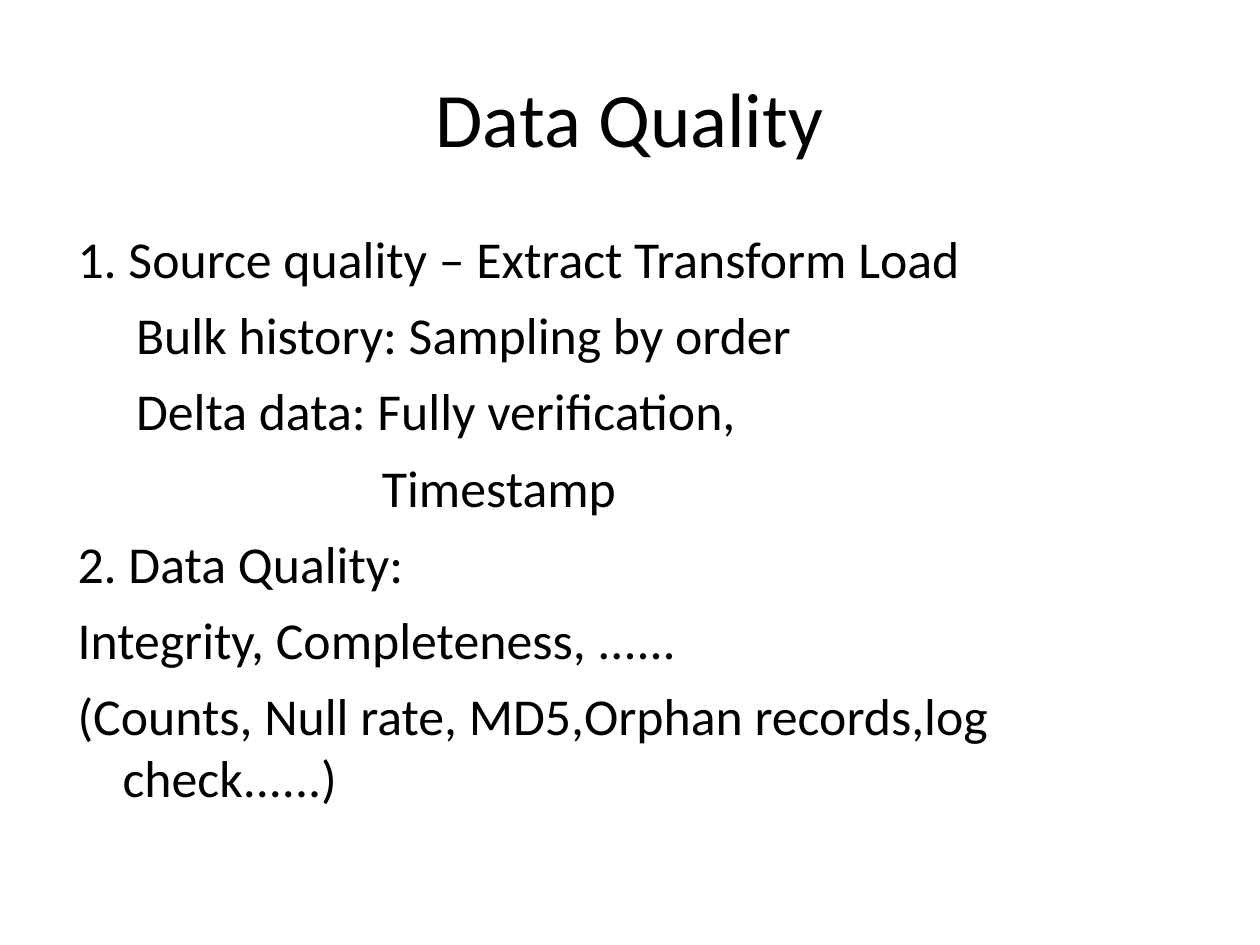
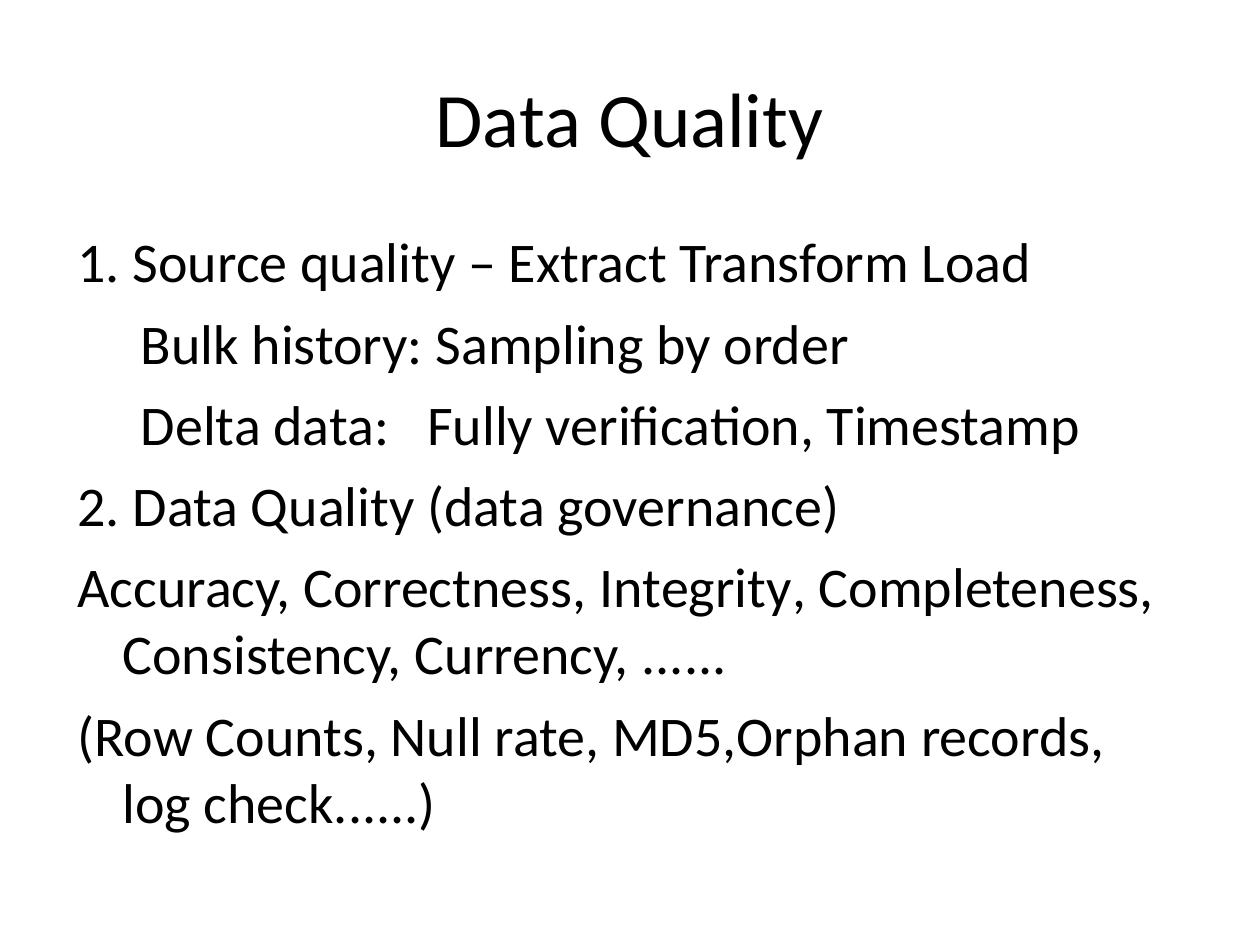
Before and after one commit to robin3795/Data, a slide deck: slide 8 of BigDataETL.ppt (slide 9 before the commit). Drawn at 1260x945 pixels with LibreOffice and Linux fonts; fonts in the diff are those of the drawing. Boxes give left, top, right and bottom in pixels: in the first picture for what was removed or moved away, otherwise in the second. Text is boxed around its words. In the diff, an @@ line names an element or a change of style, - is before the commit and + after.

Commit message:
update ppt

```diff
--- a/BigDataETL.ppt
+++ b/BigDataETL.ppt
@@ text at (78, 243, 1031, 374): size 29.6 to 32 pt in "1. Source quality – Extract Transform Load", "Bulk history: Sampling by order" @@
@@ text at (78, 406, 1154, 833): text changed; size 29.6 to 32 pt @@
-Delta data: Fully verification,
-Timestamp
-2. Data Quality:
-Integrity, Completeness, ......
-(Counts, Null rate, MD5,Orphan records,log check......)
+Delta data: Fully verification, Timestamp
+2. Data Quality (data governance)
+Accuracy, Correctness, Integrity, Completeness, Consistency, Currency, ......
+(Row Counts, Null rate, MD5,Orphan records, log check......)
```
Also in this commit, not shown: 8 other slides changed, 1 slide added, 1 slide removed, 1 other file.
